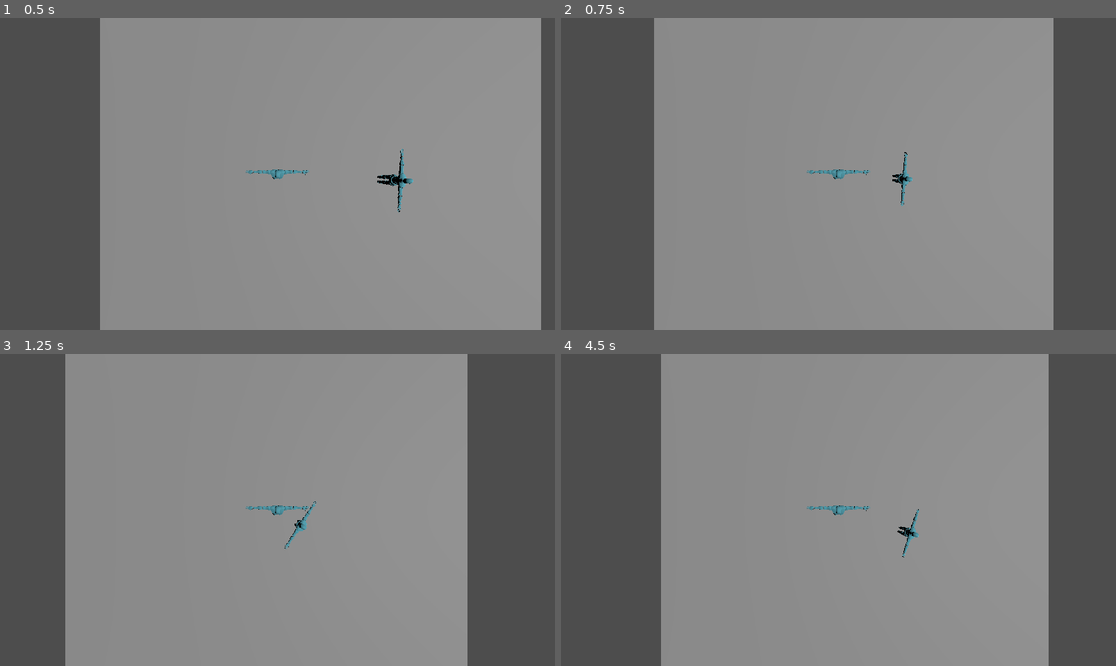
Above: before the commit, frames 1-4 (two rows, left to right).
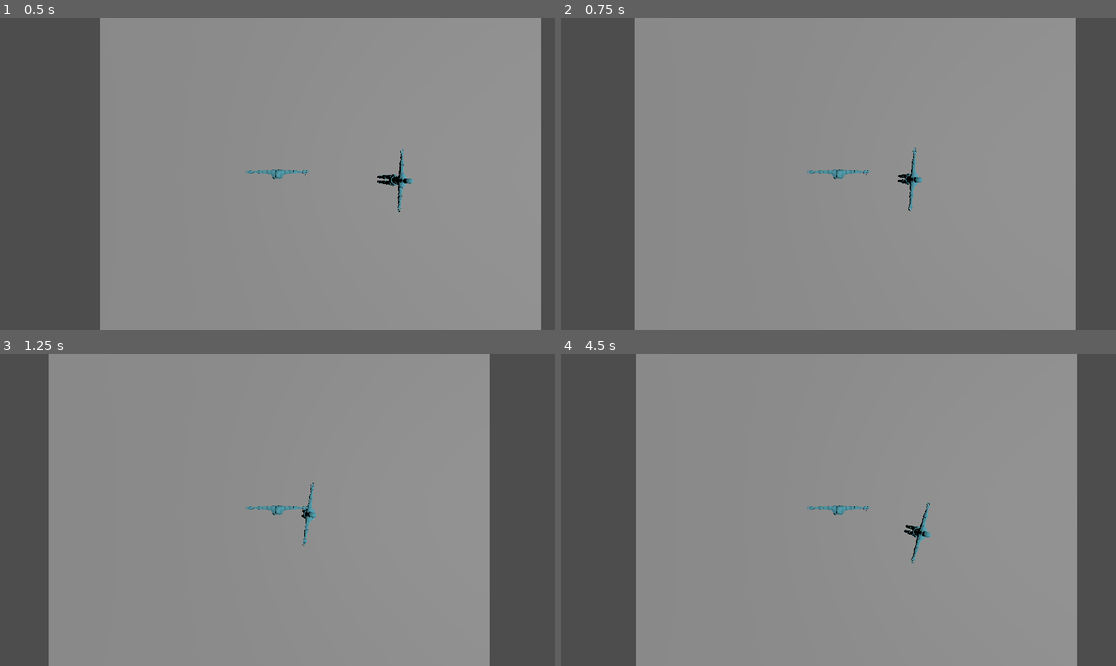
Above: after the commit, the same moments.

Repository: Alvin-Cha/Game-Skripsi
Game: Godot game, scene res://scenes/main/world.tscn
The game is run twice, just before and just after one commit, with the same random seed, the same clock (stepped at 60 frames per second) and the same inputs.
Inputs:
- Up to frame 1 (0.5 s): no input
- Up to frame 2 (0.75 s): tap Enter (ui_accept) at 0.5, 0.6 s; hold Right (ui_right) from 0.53 s (still down)
- Up to frame 3 (1.25 s): keep holding Right (ui_right); tap Enter (ui_accept) at 0.77, 1.07 s
- Up to frame 4 (4.5 s): release Right (ui_right) at 1.28 s; hold Down (ui_down) 1.28-2.03 s; tap Enter (ui_accept) at 1.35, 1.52, 1.82, 2.1, 2.85, 3.02, 3.32, 3.6, 3.77, 4.07, 4.35 s; hold Right (ui_right) 2.03-2.78 s; hold Up (ui_up) 2.78-3.53 s; hold Left (ui_left) from 3.53 s (still down)

Frame 1 is identical in both runs. In frame 2, 7.8% of the frame differs, in the area x 13-93%, y 0-100%; in frame 3, 7.3%; in frame 4, 10%.

Commit message:
File Fix

Diff:
--- a/scenes/enemy/enemy.tscn
+++ b/scenes/enemy/enemy.tscn
@@ -1,7 +1,7 @@
 [gd_scene format=3 uid="uid://bmn4chwcx6y5v"]
 
 [ext_resource type="PackedScene" uid="uid://cc15k4gryulr7" path="res://assets/character/Y Bot.fbx" id="1_4a83h"]
-[ext_resource type="Script" uid="uid://d2enlyilmtg5p" path="res://scripts/enemy.gd" id="1_a3pup"]
+[ext_resource type="Script" uid="uid://d2enlyilmtg5p" path="res://scripts/enemyTracking.gd" id="1_a3pup"]
 
 [sub_resource type="CapsuleShape3D" id="CapsuleShape3D_g2els"]
 
--- a/scenes/player/player.tscn
+++ b/scenes/player/player.tscn
@@ -1,7 +1,7 @@
 [gd_scene format=3 uid="uid://c31hfhxo6xyiw"]
 
 [ext_resource type="PackedScene" uid="uid://cc15k4gryulr7" path="res://assets/character/Y Bot.fbx" id="1_3vyb7"]
-[ext_resource type="Script" uid="uid://ej2qld1q5uug" path="res://scenes/player/player.gd" id="1_g2els"]
+[ext_resource type="Script" uid="uid://ej2qld1q5uug" path="res://scripts/playerMovement.gd" id="1_g2els"]
 
 [sub_resource type="CapsuleShape3D" id="CapsuleShape3D_g2els"]
 
--- a/scenes/player/player.gd
+++ b/scripts/playerMovement.gd
@@ -2,7 +2,7 @@
 
 
 const SPEED = 5.0
-const JUMP_VELOCITY = 4.5
+const DASH_VELOCITY = 5.0
 
 
 func _physics_process(delta: float) -> void:
@@ -11,8 +11,8 @@
 		velocity += get_gravity() * delta
 
 	# Handle jump.
-	if Input.is_action_just_pressed("ui_accept") and is_on_floor():
-		velocity.y = JUMP_VELOCITY
+	#if Input.is_action_just_pressed("ui_accept") and is_on_floor():
+		#velocity.y = JUMP_VELOCITY
 
 	# Get the input direction and handle the movement/deceleration.
 	# As good practice, you should replace UI actions with custom gameplay actions.
Renamed: scripts/enemy.gd -> scripts/enemyTracking.gd
Renamed: scripts/enemy.gd.uid -> scripts/enemyTracking.gd.uid
Renamed: scenes/player/player.gd.uid -> scripts/playerMovement.gd.uid
